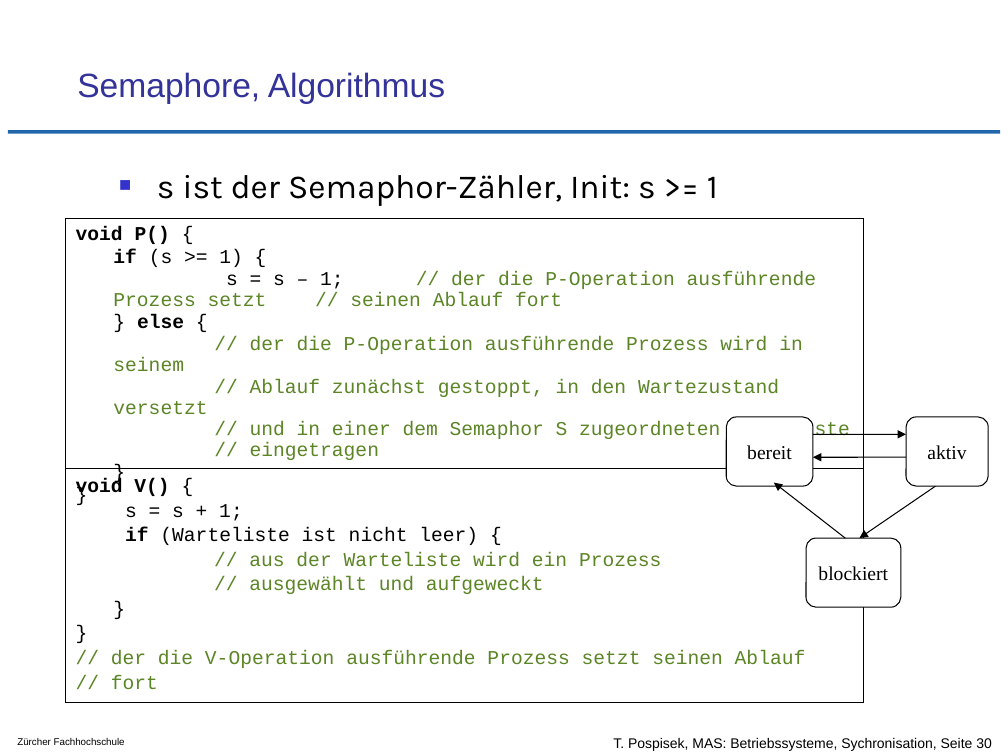
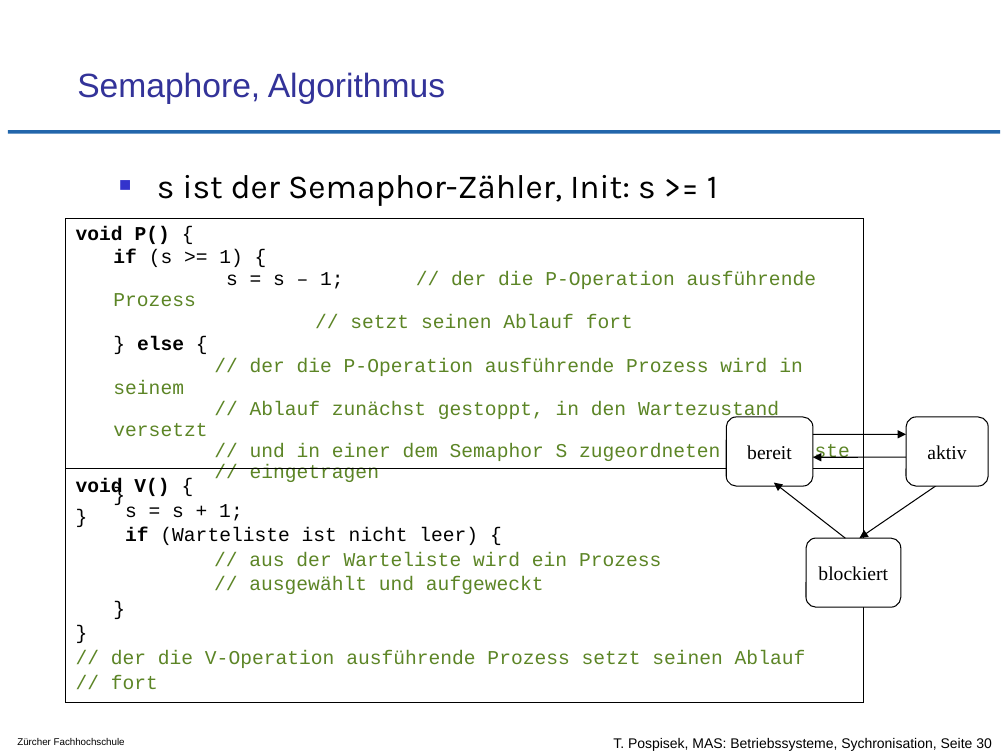
Before and after one commit to tpo/betriebssysteme, a slide deck: slide 30 of 07_Koordination_und_Synchronisation_Sperren_und_Semaphore.odp. Drawn at 1008x756 pixels with LibreOffice and Linux fonts; fonts in the diff are those of the drawing; background and template pictures are left out. Boxes give left, top, right and bottom in pixels: in the first picture for what was removed or moved away, otherwise in the second. Text is boxed around its words. In the diff, an @@ line names an element or a change of style, - is before the commit and + after.

```diff
--- a/07_Koordination_und_Synchronisation_Sperren_und_Semaphore.odp
+++ b/07_Koordination_und_Synchronisation_Sperren_und_Semaphore.odp
@@ text at (113, 271, 816, 328): text changed @@
-s = s – 1; // der die P-Operation ausführende Prozess setzt // seinen Ablauf fort
+s = s – 1; // der die P-Operation ausführende Prozess
+// setzt seinen Ablauf fort
```
Also in this commit, not shown: 2 other slides changed.
